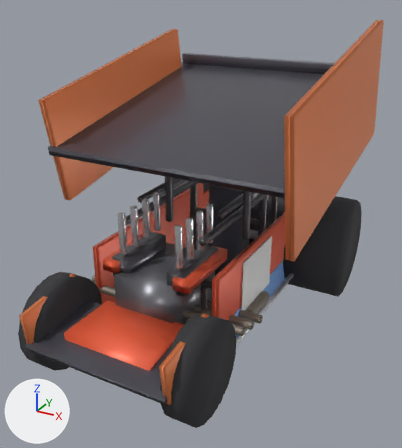
The glTF model sprint_car.glb, before and after one commit.
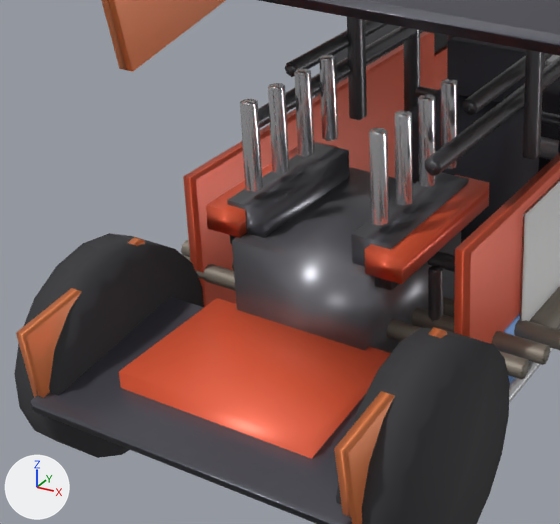
Old and new are each drawn whole from a camera (50 mm lens) standing at (1.548, -2.77, 2.061) and looking at (0.044, -0.037, 0.694) and again close up on the part from 3% to 64% of the width and 38% to 89% of the height. The axes (+X, +Y, +Z) are drawn at lower left. The lights are the same throughout. The last two pictures show the newer version. Where no turn or scale is listed for an object, it has been applied to the vertices.

Names of what the first close-up shows: 'FL_tire', 'FR_tire', 'block', 'front_foil', 'hood_R', 'nose', 'sb_L', 'seat', 'side_L', 'side_R', 'top_foil', 'valve_L' and 38 more.
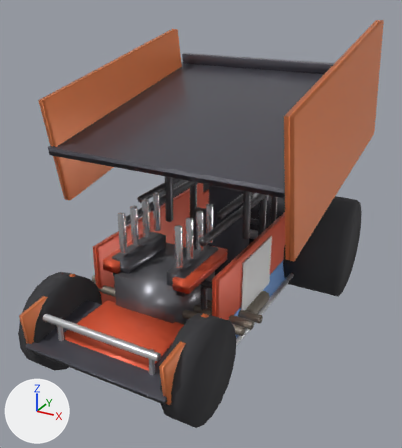
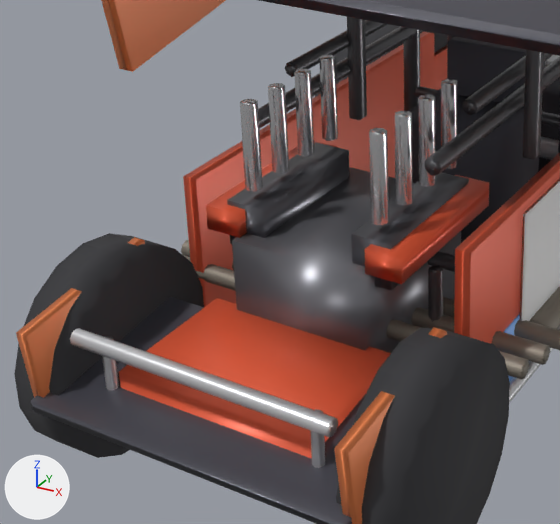
Commit message: Front bumper over tire tops with uprights like real 410

Boxes (x1, y1, x2, y2) around the edits, measured in the close-ups (560 x 524 px):
'front_bumper', reshaped (not visible before): after (70, 328, 338, 437)
'fb_up_R', added: after (310, 409, 325, 468)
'fb_up_L', added: after (102, 337, 119, 390)

What the commit changed:
Material 'fb_up_R_mat' (mat_fb_up_r_mat) is new.
Its base color is (0.7, 0.7, 0.72) (light grey #dadadd).
Its metallic is 0.7.
Its roughness is 0.28.
Material 'fb_up_L_mat' (mat_fb_up_l_mat) is new.
Its base color is (0.7, 0.7, 0.72) (light grey #dadadd).
Its metallic is 0.7.
Its roughness is 0.28.
me_front_bumper is used by ob_front_bumper; location (0.0, 0.0, 0.0).
me_front_bumper had 18 vertices, 32 faces and spanned x -0.308..0.308, y -0.986..-0.95, z 0.195..0.231.
me_front_bumper now has 22 vertices, 40 faces and spans x -0.349..0.349, y -1.02..-0.981, z 0.431..0.472.
Part 1, on me_front_bumper:
12 vertices are added at x -0.349..0.349, y -1.02..-0.981, z 0.431..0.472.
10 new vertices lie (0.698, 0.0, 0.0) away from vertices in x -0.349, y -1.02..-0.981, z 0.431..0.472.
40 new faces join them.
Other edits to the shape of me_front_bumper do not show in these pictures.
Mesh me_fb_up_r is new.
It has 18 vertices, 32 faces and spans x 0.272..0.302, y -0.982..-0.953, z 0.213..0.443.
It uses material mat_fb_up_r_mat (light grey #dadadd).
Mesh me_fb_up_l is new.
It has 18 vertices, 32 faces and spans x -0.302..-0.272, y -0.982..-0.953, z 0.213..0.443.
It uses material mat_fb_up_l_mat (light grey #dadadd).
Object 'fb_up_R' (ob_fb_up_r) is new; it shows me_fb_up_r.
Its location is (0.0, 0.0, 0.0).
Object 'fb_up_L' (ob_fb_up_l) is new; it shows me_fb_up_l.
Its location is (0.0, 0.0, 0.0).
